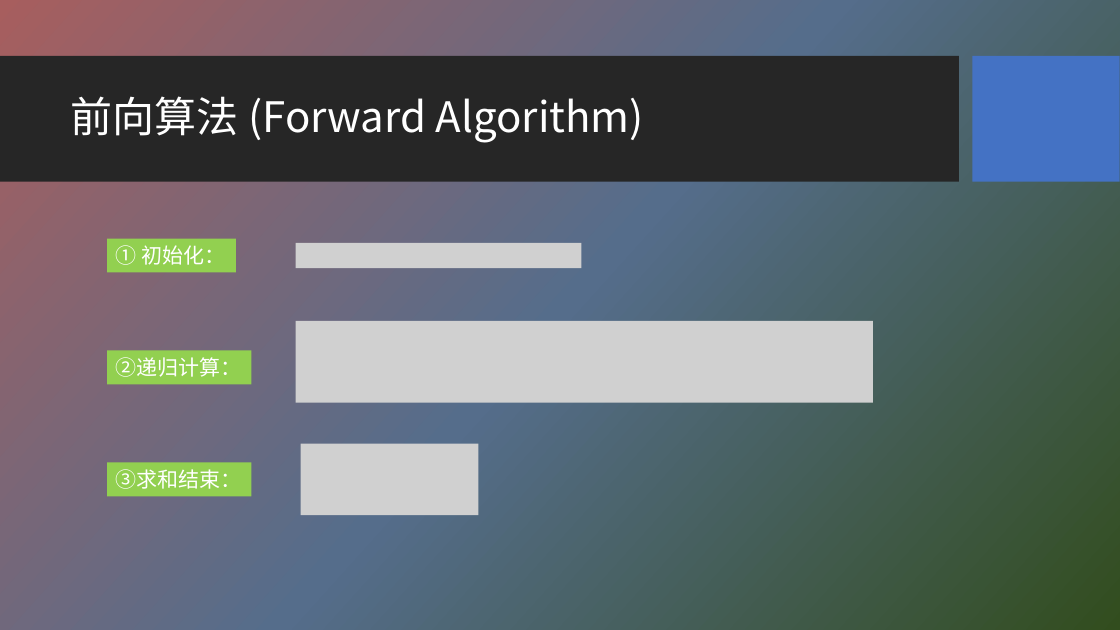
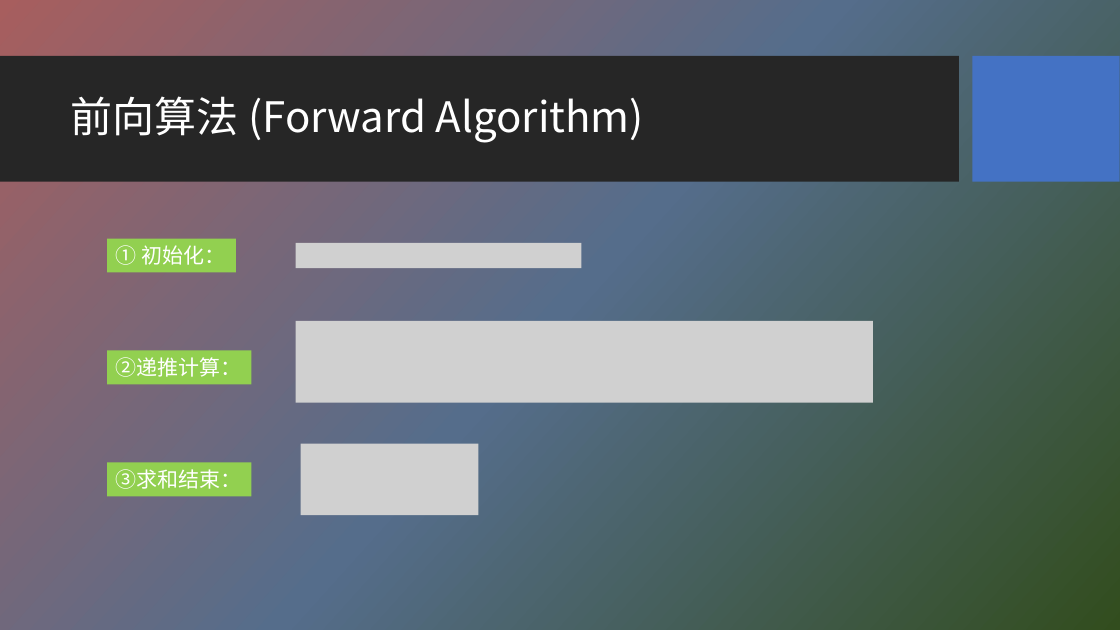
Before and after one commit to HBU/NLP_PPT, a slide deck: slide 15 of PPT-2020/ch04 隐马尔科夫模型.pptx. Drawn at 1120x630 pixels with LibreOffice and Linux fonts; fonts in the diff are those of the drawing; grey boxes stand for pictures; background and template pictures are left out. Boxes give left, top, right and bottom in pixels: in the first picture for what was removed or moved away, otherwise in the second. Text is boxed around its words. In the diff, an @@ line names an element or a change of style, - is before the commit and + after.

```diff
--- a/PPT-2020/ch04 隐马尔科夫模型.pptx
+++ b/PPT-2020/ch04 隐马尔科夫模型.pptx
@@ text in rectangle at (x1=115, y1=357, x2=241, y2=377): text changed @@
-②递归计算：
+②递推计算：
```
Also in this commit, not shown: 1 other slide changed, 4 slides added.
